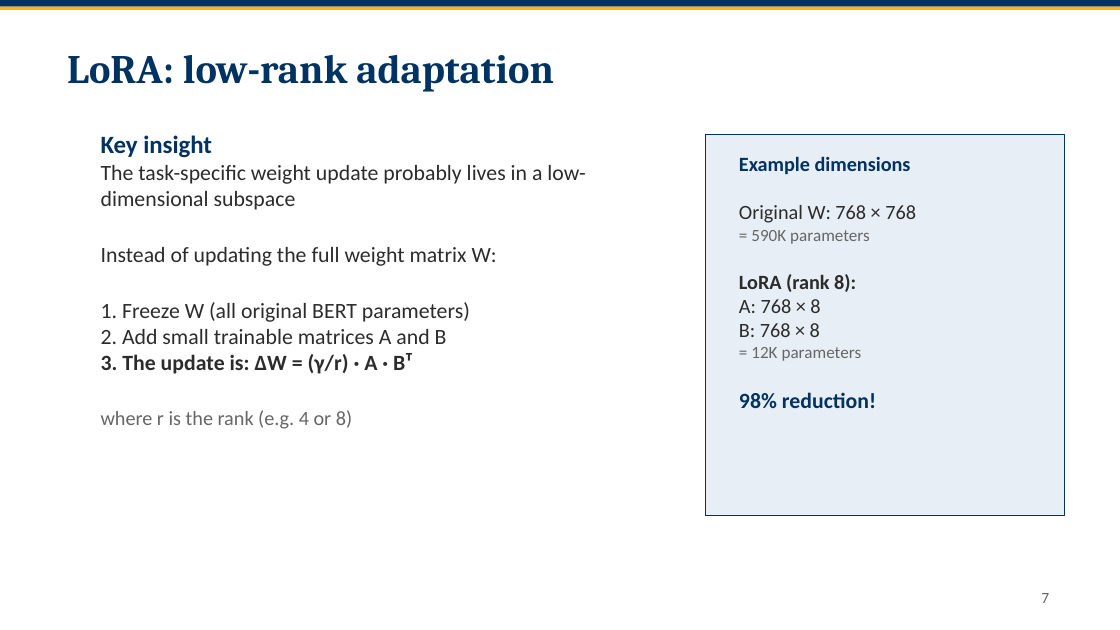
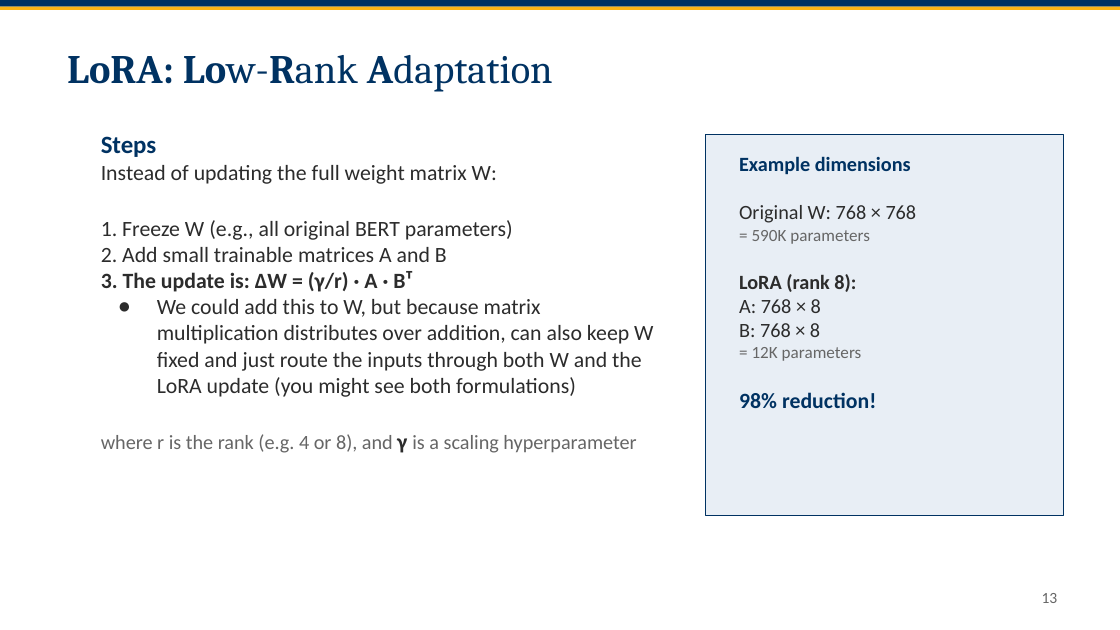
Before and after one commit to smrichardson/stat214, a slide deck: slide 13 of 26-214-discussion-week-13.pptx (slide 7 before the commit). Drawn at 1120x630 pixels with LibreOffice and Linux fonts; fonts in the diff are those of the drawing. Boxes give left, top, right and bottom in pixels: in the first picture for what was removed or moved away, otherwise in the second. Text is boxed around its words. In the diff, an @@ line names an element or a change of style, - is before the commit and + after.

```diff
--- a/26-214-discussion-week-13.pptx
+++ b/26-214-discussion-week-13.pptx
@@ text at box(67, 55, 553, 92): text changed; bold off @@
-LoRA: low-rank adaptation
+LoRA: Low-Rank Adaptation
@@ text at box(101, 136, 157, 157): text changed; size 14 to 16 pt; text colour #2C2C2C to #003262; bold on @@
-Key insight
-The task-specific weight update probably lives in a low-dimensional subspace
+Steps
@@ rectangle at box(706, 134, 1064, 515): outline #003262 0.5 pt to #003262 0.75 pt @@
@@ text at box(101, 220, 513, 240): text changed @@
-1. Freeze W (all original BERT parameters)
+1. Freeze W (e.g., all original BERT parameters)
@@ text at box(101, 299, 653, 453): text changed; size 13 to 14 pt; text colour #666666 to #2C2C2C @@
-where r is the rank (e.g. 4 or 8)
+● We could add this to W, but because matrix multiplication distributes over addition, can also keep W fixed and just route the inputs through both W and the LoRA update (you might see both formulations)
+where r is the rank (e.g. 4 or 8), and γ is a scaling hyperparameter
@@ page number at box(1042, 593, 1058, 603): text changed @@
-7
+13
```
Also in this commit, not shown: 8 other slides changed, 8 slides added, 3 other files.
